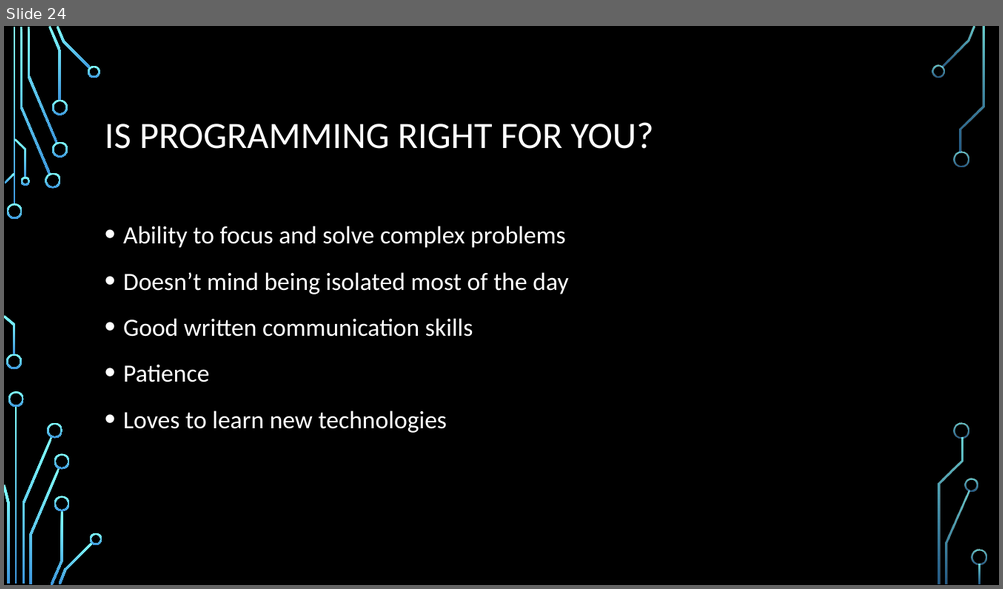
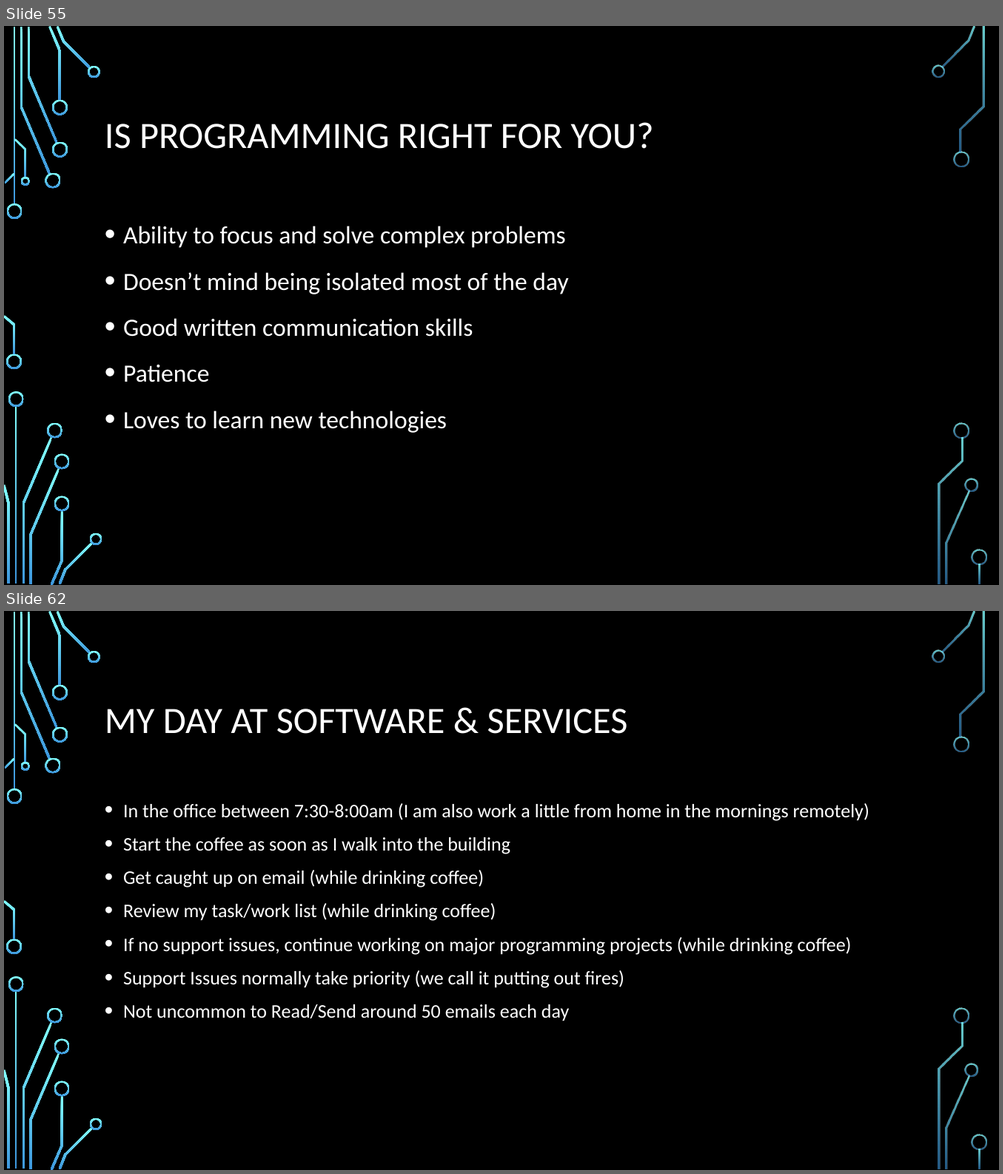
Before and after one commit to daviddcbud/TrainingApp, a slide deck: PowerPointSlids.pptx. Shown one above the other, each under a label of ours: slide 24 before the commit, slides 55 and 62 after it; the slides between them are not shown. The pictures are 1003x589 and 1003x1174 pixels, drawn with LibreOffice and Linux fonts; fonts in the diff are those of the drawing; background and template pictures are left out. Boxes give left, top, right and bottom in pixels: in the first picture for what was removed or moved away, otherwise in the second. Text is boxed around its words. In the diff, an @@ line names an element or a change of style, - is before the commit and + after.

```diff
--- a/PowerPointSlids.pptx
+++ b/PowerPointSlids.pptx
@@ slide 62 added at [4,611,999,1170], background picture (left out); not listed: 36 template elements that a slide beside it also shows @@
@@ title added at [105,709,628,734], 36 pt, text #FFFFFF @@
+MY DAY AT SOFTWARE & SERVICES
@@ text added at [123,803,869,1022], 18.6 pt, text #FFFFFF @@
+• In the office between 7:30-8:00am (I am also work a little from home in the mornings remotely)
+• Start the coffee as soon as I walk into the building
+• Get caught up on email (while drinking coffee)
+• Review my task/work list (while drinking coffee)
+• If no support issues, continue working on major programming projects (while drinking coffee)
+• Support Issues normally take priority (we call it putting out fires)
+• Not uncommon to Read/Send around 50 emails each day
@@ what was slide 24 is now slide 55 @@
```
Also in this commit, not shown: 7 slides changed, 37 other slides added, 3 other files.
